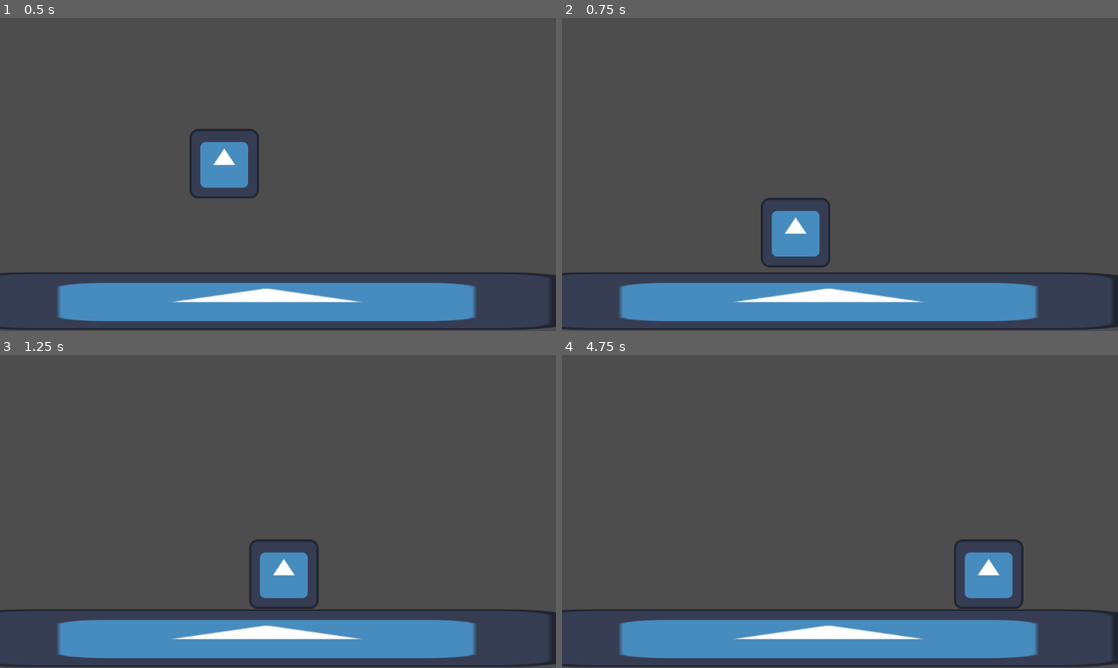
Above: before the commit, frames 1-4 (two rows, left to right).
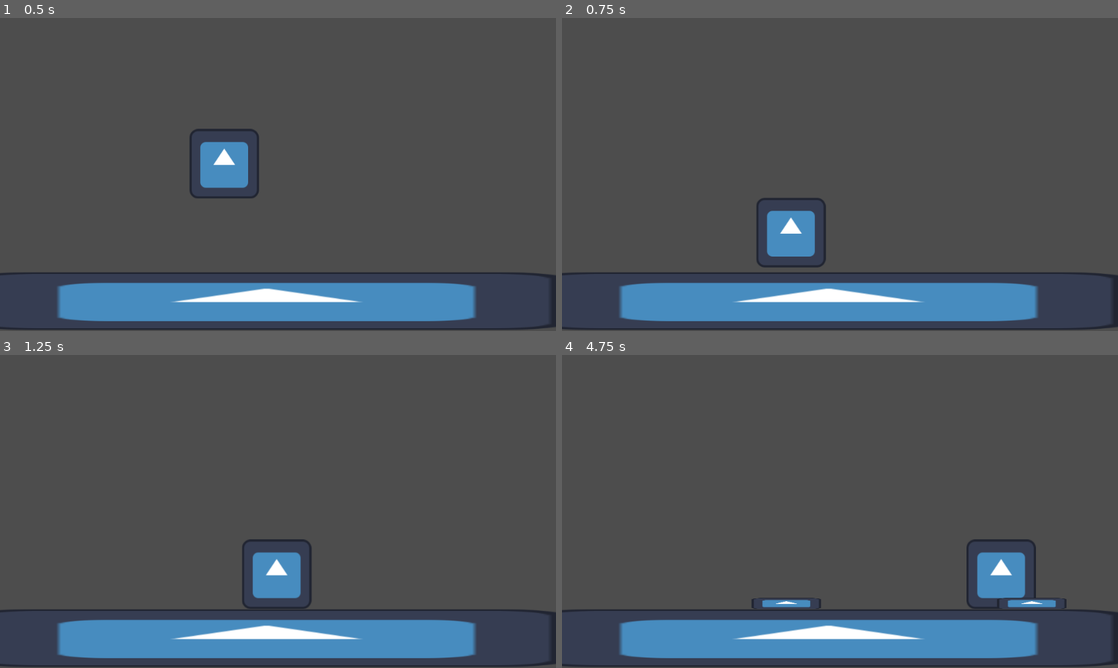
Above: after the commit, the same moments.

Repository: eldskald/acerola-jam-0
Game: Godot game, scene res://main.tscn
The game is run twice, just before and just after one commit, with the same random seed, the same clock (stepped at 60 frames per second) and the same inputs. The engine's default icon, where the game draws it, is replaced by a stand-in: a white triangle on a blue panel in a dark square.
Inputs (mouse positions are in pixels of both pictures, inside the frame that each line leads up to):
- Up to frame 1 (0.5 s): no input
- Up to frame 2 (0.75 s): move the mouse to (962, 158) at 0.52 s; hold D (move_right) from 0.53 s (still down); tap K (throw_grenade, bound only after the commit) at 0.6 s
- Up to frame 3 (1.25 s): keep holding D (move_right); click (400, 495) at 0.8 s
- Up to frame 4 (4.75 s): move the mouse to (728, 527) at 1.27 s; click (728, 527) at 1.35 s; tap S (look_down, bound only after the commit) at 1.55, 4.55 s; move the mouse to (895, 442) at 2.02 s; release D (move_right) at 2.03 s; hold A (move_left) 2.03-2.78 s; hold S (look_down, bound only after the commit) 2.03-2.78 s; tap J (throw_mine, bound only after the commit) at 2.3, 2.85 s; move the mouse to (812, 574) at 2.77 s; hold D (move_right) 2.78-4.28 s; tap K (throw_grenade, bound only after the commit) at 3.05, 3.6 s; move the mouse to (1006, 558) at 3.52 s; click (1006, 558) at 3.8 s; move the mouse to (673, 464) at 4.27 s; hold A (move_left) from 4.28 s (still down); click (673, 464) at 4.35 s

Frame 1 is identical in both runs. In frame 2, 0.7% of the frame differs, in the area x 35-49%, y 57-80%; in frame 3, 0.9%; in frame 4, 1.7%, in the area x 34-91%, y 58-82%.
Error after the commit: Cannot call method 'instantiate' on a null value. (res://player/player.gd:81)

Commit message:
Add land mines

Diff:
--- /dev/null
+++ b/project/explosion/explosion.gd
@@ -0,0 +1,11 @@
+class_name Explosion
+extends Area2D
+
+
+func _ready() -> void:
+	$AnimationPlayer.play("explosion")
+
+
+func _on_body_entered(body) -> void:
+	if body.has_method("_explode"):
+		body.call("_explode", self)
--- /dev/null
+++ b/project/explosion/explosion.tscn
@@ -0,0 +1,62 @@
+[gd_scene load_steps=6 format=3 uid="uid://c0a5he5ikosgq"]
+
+[ext_resource type="Script" path="res://explosion/explosion.gd" id="1_7xp12"]
+[ext_resource type="Texture2D" uid="uid://butk1xus5wkfw" path="res://icon.svg" id="2_vs1sn"]
+
+[sub_resource type="CircleShape2D" id="CircleShape2D_gnj44"]
+radius = 64.0
+
+[sub_resource type="Animation" id="Animation_swqka"]
+resource_name = "explosion"
+length = 0.4
+step = 0.05
+tracks/0/type = "method"
+tracks/0/imported = false
+tracks/0/enabled = true
+tracks/0/path = NodePath(".")
+tracks/0/interp = 1
+tracks/0/loop_wrap = true
+tracks/0/keys = {
+"times": PackedFloat32Array(0.4),
+"transitions": PackedFloat32Array(1),
+"values": [{
+"args": [],
+"method": &"queue_free"
+}]
+}
+tracks/1/type = "value"
+tracks/1/imported = false
+tracks/1/enabled = true
+tracks/1/path = NodePath(".:monitoring")
+tracks/1/interp = 1
+tracks/1/loop_wrap = true
+tracks/1/keys = {
+"times": PackedFloat32Array(0, 0.2),
+"transitions": PackedFloat32Array(1, 1),
+"update": 1,
+"values": [true, false]
+}
+
+[sub_resource type="AnimationLibrary" id="AnimationLibrary_tfuvf"]
+_data = {
+"explosion": SubResource("Animation_swqka")
+}
+
+[node name="Explosion" type="Area2D"]
+collision_layer = 0
+collision_mask = 5
+monitoring = false
+script = ExtResource("1_7xp12")
+
+[node name="Sprite2D" type="Sprite2D" parent="."]
+texture = ExtResource("2_vs1sn")
+
+[node name="CollisionShape2D" type="CollisionShape2D" parent="."]
+shape = SubResource("CircleShape2D_gnj44")
+
+[node name="AnimationPlayer" type="AnimationPlayer" parent="."]
+libraries = {
+"": SubResource("AnimationLibrary_tfuvf")
+}
+
+[connection signal="body_entered" from="." to="." method="_on_body_entered"]
--- /dev/null
+++ b/project/explosives/mine/mine.gd
@@ -0,0 +1,39 @@
+extends CharacterBody2D
+
+@export_category("Physics")
+@export var gravity: float
+
+@export_category("Explosion")
+@export var detection_threshold: float
+
+@onready var _area: Area2D = $Area2D
+
+
+func _physics_process(delta: float) -> void:
+
+	# Check for explosion
+	if is_on_floor():
+		for body in _area.get_overlapping_bodies():
+			if (
+				body != self
+				and not is_queued_for_deletion()
+			):
+				if (
+					(
+						not body.get_collision_layer_value(3)
+						and abs(body.position.x - position.x) <= detection_threshold
+					) or body.get_collision_layer_value(3)
+				):
+					_explode(null)
+
+	# Physics
+	if is_on_floor():
+		velocity = Vector2.ZERO
+	else:
+		velocity.y += gravity * delta
+	move_and_slide()
+
+
+func _explode(_explosion: Explosion):
+	Globals.spawn_explosion_at(position)
+	queue_free()
--- /dev/null
+++ b/project/explosives/mine/mine.tscn
@@ -0,0 +1,29 @@
+[gd_scene load_steps=4 format=3 uid="uid://bx8upr0j8d6h3"]
+
+[ext_resource type="Texture2D" uid="uid://butk1xus5wkfw" path="res://icon.svg" id="1_06uct"]
+[ext_resource type="Script" path="res://explosives/mine/mine.gd" id="1_iklju"]
+
+[sub_resource type="RectangleShape2D" id="RectangleShape2D_g65f1"]
+size = Vector2(128, 20)
+
+[node name="Mine" type="CharacterBody2D"]
+collision_layer = 4
+collision_mask = 2
+script = ExtResource("1_iklju")
+gravity = 800.0
+detection_threshold = 16.0
+
+[node name="Sprite2D" type="Sprite2D" parent="."]
+position = Vector2(0, -1.90735e-06)
+scale = Vector2(1, 0.15625)
+texture = ExtResource("1_06uct")
+
+[node name="CollisionShape2D" type="CollisionShape2D" parent="."]
+shape = SubResource("RectangleShape2D_g65f1")
+
+[node name="Area2D" type="Area2D" parent="."]
+collision_layer = 0
+collision_mask = 5
+
+[node name="CollisionShape2D" type="CollisionShape2D" parent="Area2D"]
+shape = SubResource("RectangleShape2D_g65f1")
--- /dev/null
+++ b/project/globals/globals.gd
@@ -0,0 +1,15 @@
+extends Node
+
+@export var _explosion_scene: PackedScene
+
+
+func get_level() -> Level:
+	return get_tree().get_nodes_in_group(Level._GROUP)[0]
+
+
+func spawn_explosion_at(point: Vector2) -> Explosion:
+	var explosion = _explosion_scene.instantiate()
+	explosion.position = point
+	#get_level().add_child(explosion)
+	get_level().call_deferred("add_child", explosion)
+	return explosion
--- /dev/null
+++ b/project/globals/globals.tscn
@@ -0,0 +1,8 @@
+[gd_scene load_steps=3 format=3 uid="uid://dmjqdo2a3s2vq"]
+
+[ext_resource type="Script" path="res://globals/globals.gd" id="1_61u7e"]
+[ext_resource type="PackedScene" uid="uid://c0a5he5ikosgq" path="res://explosion/explosion.tscn" id="2_r68vw"]
+
+[node name="Globals" type="Node"]
+script = ExtResource("1_61u7e")
+_explosion_scene = ExtResource("2_r68vw")
--- /dev/null
+++ b/project/levels/level.gd
@@ -0,0 +1,8 @@
+class_name Level
+extends Node
+
+const _GROUP := "level"
+
+
+func _ready() -> void:
+	add_to_group(_GROUP)
--- a/project/main.tscn
+++ b/project/main.tscn
@@ -6,7 +6,7 @@
 [sub_resource type="RectangleShape2D" id="RectangleShape2D_q740d"]
 size = Vector2(128, 128)
 
-[node name="Main" type="Node2D"]
+[node name="Main" type="Node2D" groups=["level"]]
 
 [node name="StaticBody2D" type="StaticBody2D" parent="."]
 position = Vector2(491, 521)
--- a/project/player/player.gd
+++ b/project/player/player.gd
@@ -1,35 +1,106 @@
+class_name Player
 extends CharacterBody2D
 
-@export var SPEED: float
-@export var ACCELERATION: float
-@export var AIR_ACCELERATION: float
-@export var FRICTION: float
-@export var AIR_FRICTION: float
-@export var GRAVITY: float
-@export var FALL_SPEED: float
+@export_category("Basic Movement")
+@export var speed: float
+@export var acceleration: float
+@export var air_acceleration: float
+@export var friction: float
+@export var air_friction: float
+@export var gravity: float
+@export var fall_speed: float
+
+@export_category("Explosion Movement")
+@export var vertical_launch: Vector2
+@export var forward_launch: Vector2
+@export var launch_pos_treshold: float
+@export var explosion_immunity_time: float
+
+@export_category("Bomb throwing")
+@export var bomb_throw_cooldown: float
+@export var mine_scene: PackedScene
+@export var grenade_scene: PackedScene
+@export var mine_throw_speed: Vector2
+@export var grenade_throw_speed_forward: Vector2
+@export var grenade_throw_speed_down: Vector2
+
+@onready var _bomb_throw_cooldown_timer: Timer = $BombThrowCooldown
+@onready var _explosion_immunity_timer: Timer = $ExplosionImmunityTimer
+
+var _facing: float = 1.0
 
 
 func _physics_process(delta) -> void:
+	_move(delta)
+	_throw_bombs()
+
+
+func _move(delta) -> void:
 	var dir_input = _get_input_dir()
-	if abs(velocity.x) < SPEED:
+
+	# Update facing
+	if dir_input != 0.0:
+		_facing = dir_input
+
+	# Horizontal movement
+	if abs(velocity.x) < speed:
 		if dir_input != 0.0:
 			velocity.x = clampf(
-				velocity.x + dir_input * _get_acceleration() * delta, -SPEED, SPEED
+				velocity.x + dir_input * _get_acceleration() * delta, -speed, speed
 			)
 		elif dir_input <= 0.0 and velocity.x > 0.0:
 			velocity.x = clampf(
-				velocity.x - _get_friction() * delta, 0.0, SPEED
+				velocity.x - _get_friction() * delta, 0.0, speed
 			)
 		elif dir_input >= 0.0 and velocity.x < 0.0:
 			velocity.x = clampf(
-				velocity.x + _get_friction() * delta, -SPEED, 0.0
+				velocity.x + _get_friction() * delta, -speed, 0.0
 			)
 	else:
 		velocity.x -= sign(velocity.x) * _get_friction() * delta
 
-	velocity.y = clampf(velocity.y + GRAVITY * delta, -INF, FALL_SPEED)
+	# Vertical movement
+	velocity.y = clampf(velocity.y + gravity * delta, -INF, fall_speed)
 
 	move_and_slide()
+
+
+func _throw_bombs():
+	if not _bomb_throw_cooldown_timer.is_stopped():
+		return
+
+	if Input.is_action_just_pressed("throw_mine"):
+		var mine = mine_scene.instantiate()
+		mine.position = position
+		mine.velocity.x = mine_throw_speed.x * _facing
+		mine.velocity.y = mine_throw_speed.y
+		Globals.get_level().add_child(mine)
+		_bomb_throw_cooldown_timer.start(bomb_throw_cooldown)
+
+	if Input.is_action_just_pressed("throw_grenade"):
+		var grenade = grenade_scene.instantiate()
+		grenade.position = position
+		if Input.is_action_pressed("look_down") and not is_on_floor():
+			grenade.velocity = grenade_throw_speed_down
+		else:
+			grenade.velocity.x = grenade_throw_speed_forward.x * _facing
+			grenade.velocity.y = grenade_throw_speed_forward.y
+		Globals.get_level().add_child(grenade)
+		_bomb_throw_cooldown_timer.start(bomb_throw_cooldown)
+
+
+func _explode(explosion: Explosion) -> void:
+	if not _explosion_immunity_timer.is_stopped():
+		return
+	if (
+		explosion.position.y > position.y
+		and abs(explosion.position.x - position.x) > launch_pos_treshold
+	):
+		velocity.x = forward_launch.x * sign(explosion.position.x - position.x)
+		velocity.y = forward_launch.y
+	else:
+		velocity = vertical_launch
+	_explosion_immunity_timer.start(explosion_immunity_time)
 
 
 func _get_input_dir() -> float:
@@ -41,13 +112,13 @@
 
 func _get_acceleration() -> float:
 	if is_on_floor():
-		return ACCELERATION
+		return acceleration
 	else:
-		return AIR_ACCELERATION
+		return air_acceleration
 
 
 func _get_friction() -> float:
 	if is_on_floor():
-		return FRICTION
+		return friction
 	else:
-		return AIR_FRICTION
+		return air_friction
--- a/project/player/player.tscn
+++ b/project/player/player.tscn
@@ -1,7 +1,8 @@
-[gd_scene load_steps=4 format=3 uid="uid://hlnkxvygwtqj"]
+[gd_scene load_steps=5 format=3 uid="uid://hlnkxvygwtqj"]
 
 [ext_resource type="Texture2D" uid="uid://butk1xus5wkfw" path="res://icon.svg" id="1_71u8c"]
 [ext_resource type="Script" path="res://player/player.gd" id="1_c02i2"]
+[ext_resource type="PackedScene" uid="uid://bx8upr0j8d6h3" path="res://explosives/mine/mine.tscn" id="2_6hytv"]
 
 [sub_resource type="RectangleShape2D" id="RectangleShape2D_5jpgk"]
 size = Vector2(128, 128)
@@ -9,16 +10,31 @@
 [node name="Player" type="CharacterBody2D"]
 collision_mask = 2
 script = ExtResource("1_c02i2")
-SPEED = 200.0
-ACCELERATION = 1200.0
-AIR_ACCELERATION = 800.0
-FRICTION = 2000.0
-AIR_FRICTION = 1500.0
-GRAVITY = 800.0
-FALL_SPEED = 600.0
+speed = 200.0
+acceleration = 800.0
+air_acceleration = 400.0
+friction = 1200.0
+air_friction = 600.0
+gravity = 800.0
+fall_speed = 600.0
+vertical_launch = Vector2(0, -900)
+forward_launch = Vector2(600, -600)
+launch_pos_treshold = 64.0
+explosion_immunity_time = 0.5
+bomb_throw_cooldown = 0.5
+mine_scene = ExtResource("2_6hytv")
+mine_throw_speed = Vector2(300, -300)
+grenade_throw_speed_forward = Vector2(400, -400)
+grenade_throw_speed_down = Vector2(0, 400)
 
 [node name="Sprite2D" type="Sprite2D" parent="."]
 texture = ExtResource("1_71u8c")
 
 [node name="CollisionShape2D" type="CollisionShape2D" parent="."]
 shape = SubResource("RectangleShape2D_5jpgk")
+
+[node name="BombThrowCooldown" type="Timer" parent="."]
+one_shot = true
+
+[node name="ExplosionImmunityTimer" type="Timer" parent="."]
+one_shot = true
--- a/project/project.godot
+++ b/project/project.godot
@@ -15,11 +15,20 @@
 config/features=PackedStringArray("4.2", "Forward Plus")
 config/icon="res://icon.svg"
 
+[autoload]
+
+Globals="*res://globals/globals.tscn"
+
 [display]
 
 window/size/viewport_width=1024
 window/size/viewport_height=576
 window/size/resizable=false
+
+[filesystem]
+
+import/blender/enabled=false
+import/fbx/enabled=false
 
 [input]
 
@@ -35,10 +44,24 @@
 , Object(InputEventJoypadButton,"resource_local_to_scene":false,"resource_name":"","device":-1,"button_index":14,"pressure":0.0,"pressed":false,"script":null)
 ]
 }
+look_down={
+"deadzone": 0.5,
+"events": [Object(InputEventKey,"resource_local_to_scene":false,"resource_name":"","device":0,"window_id":0,"alt_pressed":false,"shift_pressed":false,"ctrl_pressed":false,"meta_pressed":false,"pressed":false,"keycode":0,"physical_keycode":83,"key_label":0,"unicode":0,"echo":false,"script":null)
+, Object(InputEventJoypadButton,"resource_local_to_scene":false,"resource_name":"","device":-1,"button_index":12,"pressure":0.0,"pressed":false,"script":null)
+]
+}
+throw_mine={
+"deadzone": 0.5,
+"events": [Object(InputEventKey,"resource_local_to_scene":false,"resource_name":"","device":0,"window_id":0,"alt_pressed":false,"shift_pressed":false,"ctrl_pressed":false,"meta_pressed":false,"pressed":false,"keycode":0,"physical_keycode":74,"key_label":0,"unicode":0,"echo":false,"script":null)
+, Object(InputEventJoypadButton,"resource_local_to_scene":false,"resource_name":"","device":-1,"button_index":0,"pressure":0.0,"pressed":false,"script":null)
+, Object(InputEventJoypadButton,"resource_local_to_scene":false,"resource_name":"","device":-1,"button_index":1,"pressure":0.0,"pressed":false,"script":null)
+]
+}
 throw_grenade={
 "deadzone": 0.5,
-"events": [Object(InputEventMouseButton,"resource_local_to_scene":false,"resource_name":"","device":-1,"window_id":0,"alt_pressed":false,"shift_pressed":false,"ctrl_pressed":false,"meta_pressed":false,"button_mask":0,"position":Vector2(0, 0),"global_position":Vector2(0, 0),"factor":1.0,"button_index":1,"canceled":false,"pressed":false,"double_click":false,"script":null)
-, Object(InputEventJoypadButton,"resource_local_to_scene":false,"resource_name":"","device":-1,"button_index":10,"pressure":0.0,"pressed":false,"script":null)
+"events": [Object(InputEventKey,"resource_local_to_scene":false,"resource_name":"","device":0,"window_id":0,"alt_pressed":false,"shift_pressed":false,"ctrl_pressed":false,"meta_pressed":false,"pressed":false,"keycode":0,"physical_keycode":75,"key_label":0,"unicode":0,"echo":false,"script":null)
+, Object(InputEventJoypadButton,"resource_local_to_scene":false,"resource_name":"","device":-1,"button_index":2,"pressure":0.0,"pressed":false,"script":null)
+, Object(InputEventJoypadButton,"resource_local_to_scene":false,"resource_name":"","device":-1,"button_index":3,"pressure":0.0,"pressed":false,"script":null)
 ]
 }
 
